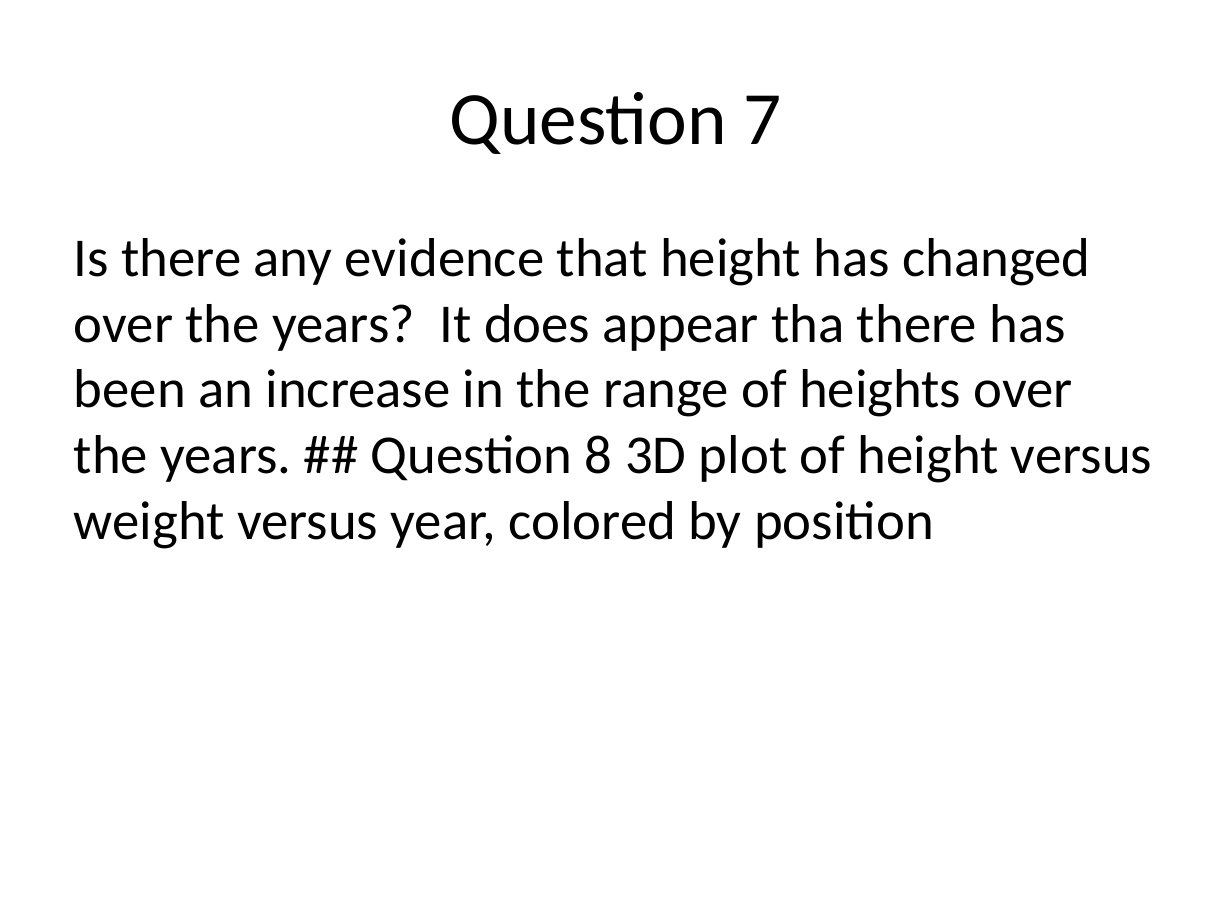
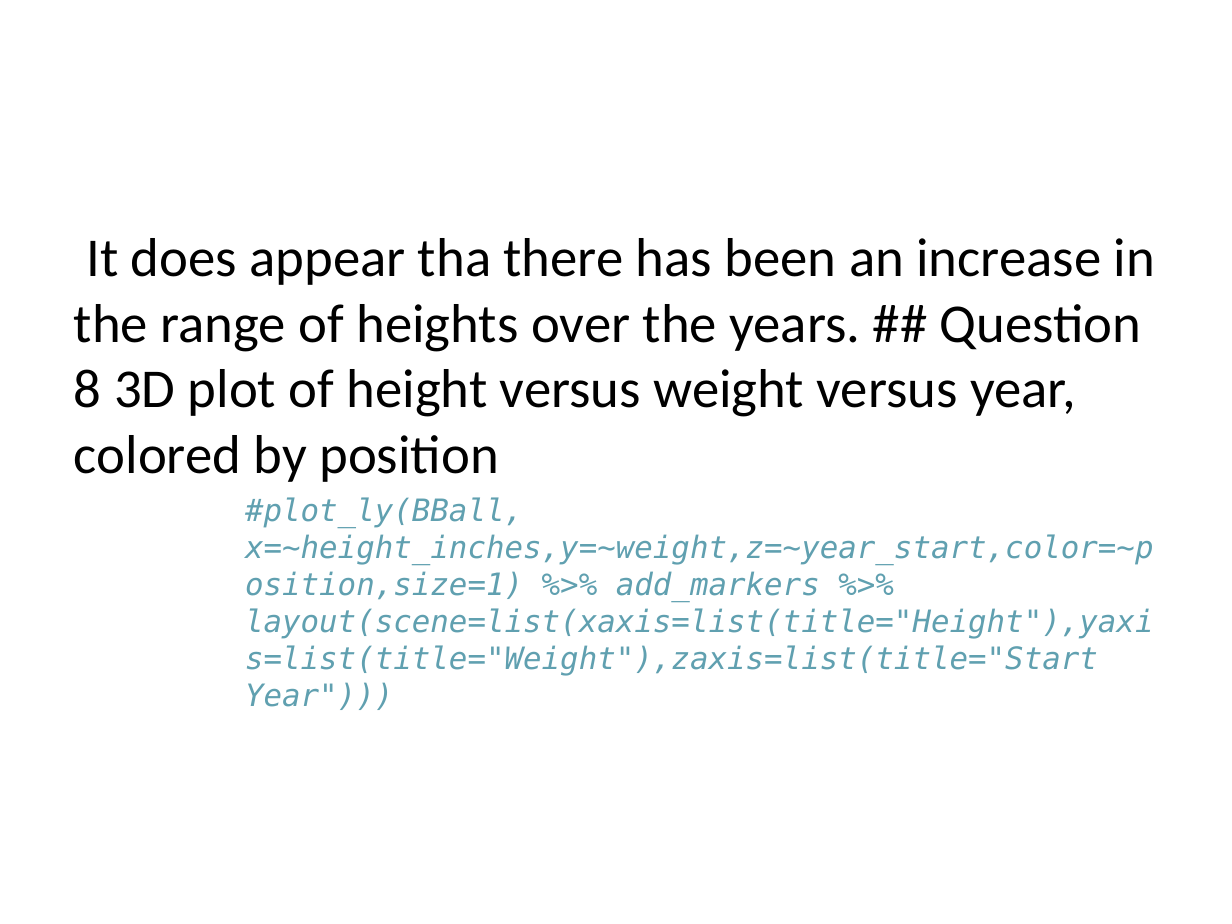
Before and after one commit to rmpalmer/MDS-6306-Doing-Data-Science-Fall-2019, a slide deck: slide 23 of Unit 2/Richard_Palmer_LiveSession_2.pptx (slide 9 before the commit). Drawn at 1232x924 pixels with LibreOffice and Linux fonts; fonts in the diff are those of the drawing. Boxes give left, top, right and bottom in pixels: in the first picture for what was removed or moved away, otherwise in the second. Text is boxed around its words. In the diff, an @@ line names an element or a change of style, - is before the commit and + after.

```diff
--- a/Unit 2/Richard_Palmer_LiveSession_2.pptx
+++ b/Unit 2/Richard_Palmer_LiveSession_2.pptx
@@ title removed at (449,92,782,154) @@
-Question 7
@@ text at (74,238,1155,710): text changed; size 32 to 18 pt; font Calibri to DejaVu Sans Mono; text colour #000000 to #60A0B0; italic on @@
-Is there any evidence that height has changed over the years? It does appear tha there has been an increase in the range of heights over the years. ## Question 8 3D plot of height versus weight versus year, colored by position
+It does appear tha there has been an increase in the range of heights over the years. ## Question 8 3D plot of height versus weight versus year, colored by position
+#plot_ly(BBall, x=~height_inches,y=~weight,z=~year_start,color=~position,size=1) %>% add_markers %>% layout(scene=list(xaxis=list(title="Height"),yaxis=list(title="Weight"),zaxis=list(title="Start Year")))
```
Also in this commit, not shown: 8 other slides changed, 18 slides added, 1 other file.
